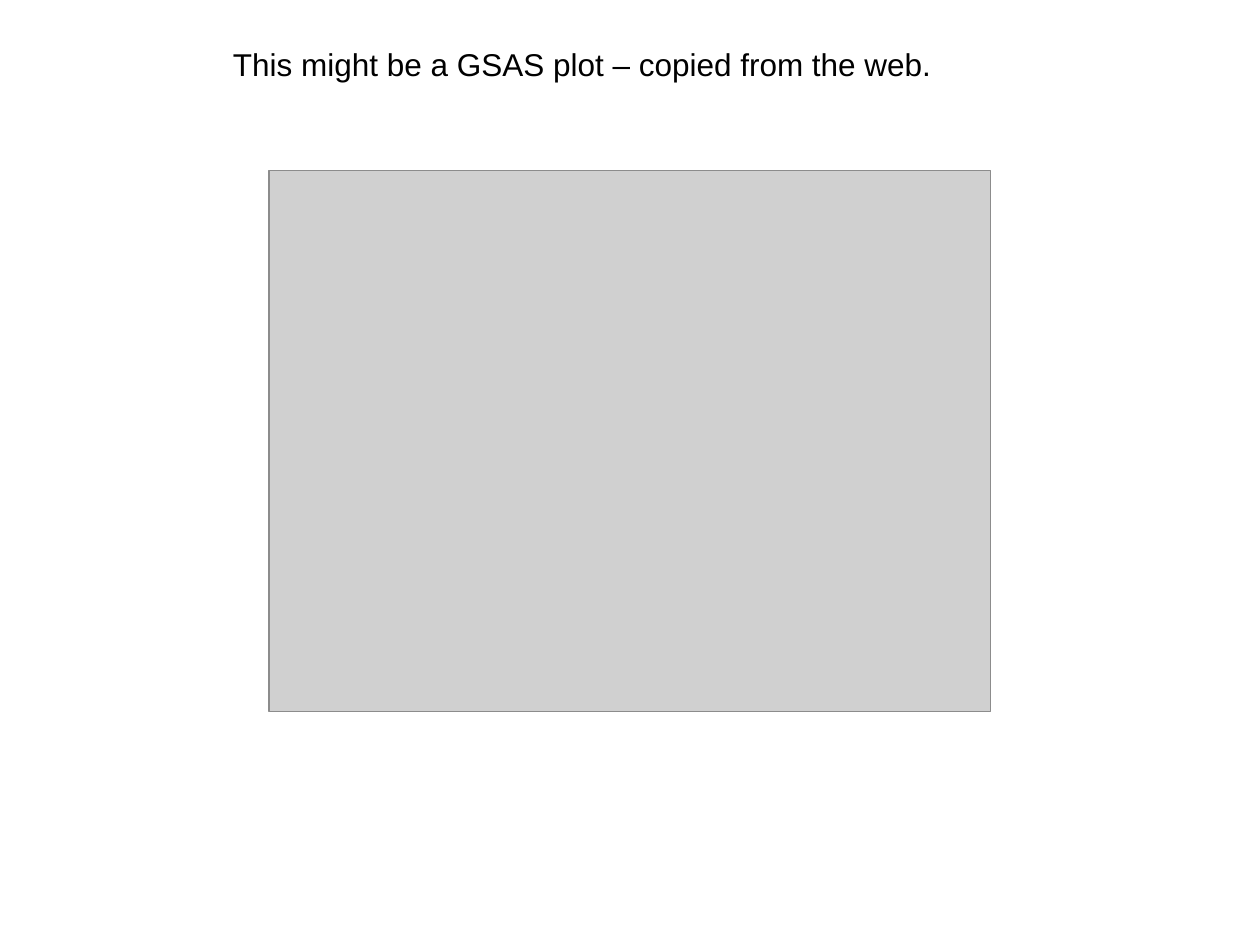
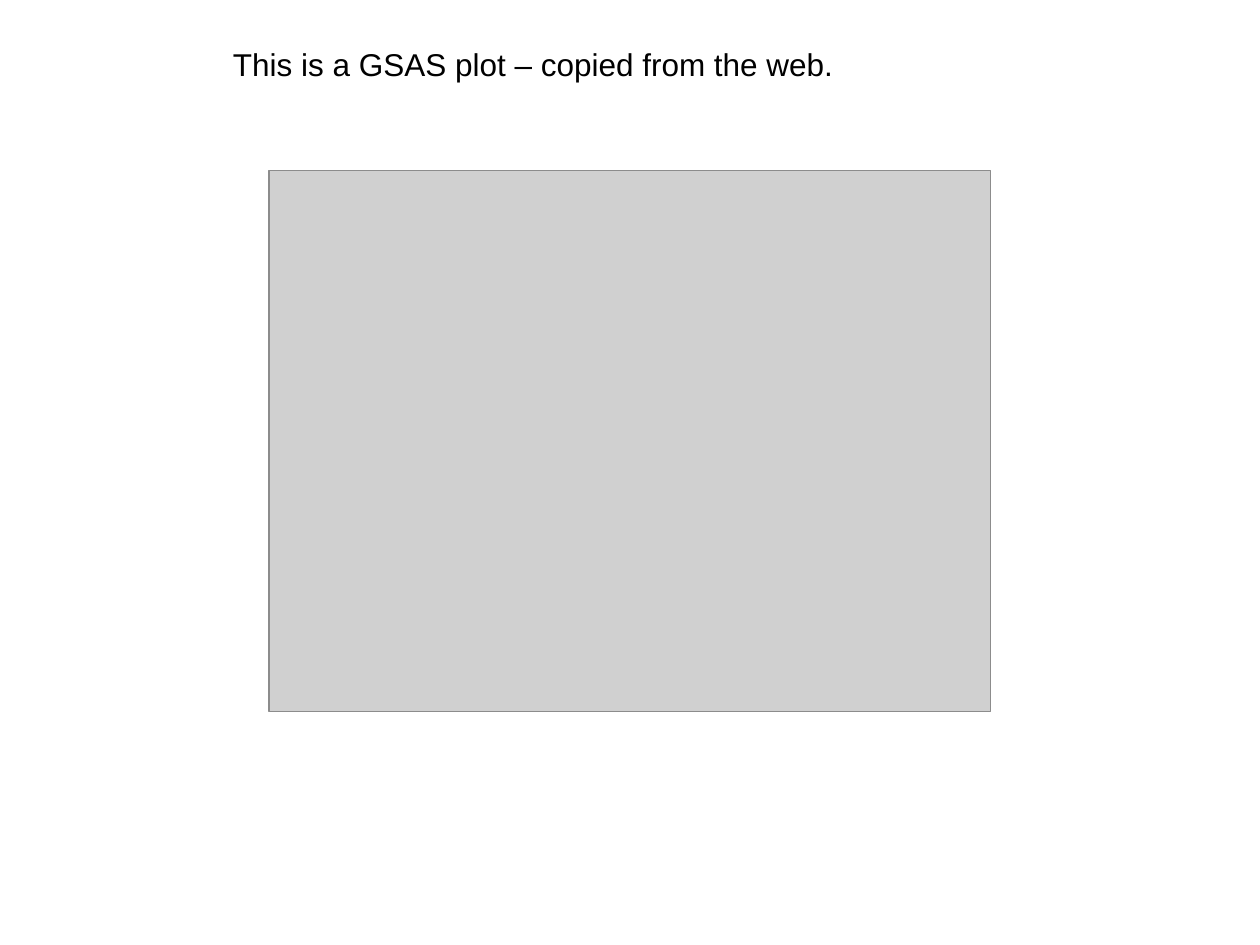
Before and after one commit to arjeneh/jpowder, a slide deck: slide 6 of documents/JPowderMockup.ppt. Drawn at 1260x945 pixels with LibreOffice and Linux fonts; fonts in the diff are those of the drawing; grey boxes stand for pictures. Boxes give left, top, right and bottom in pixels: in the first picture for what was removed or moved away, otherwise in the second. Text is boxed around its words. In the diff, an @@ line names an element or a change of style, - is before the commit and + after.

```diff
--- a/documents/JPowderMockup.ppt
+++ b/documents/JPowderMockup.ppt
@@ text at [233,53,832,82]: text changed @@
-This might be a GSAS plot – copied from the web.
+This is a GSAS plot – copied from the web.
```
Also in this commit, not shown: 1 slide added.
